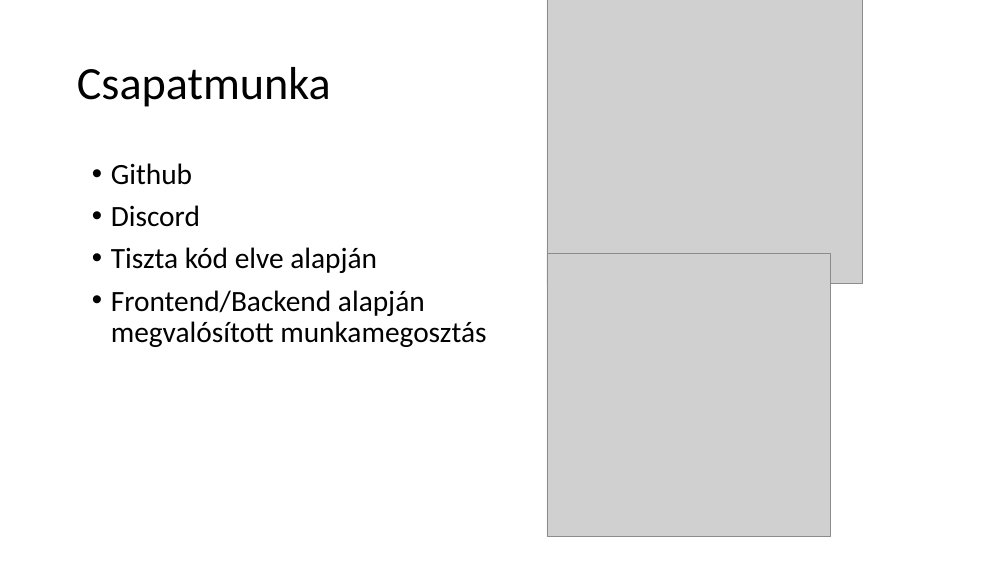
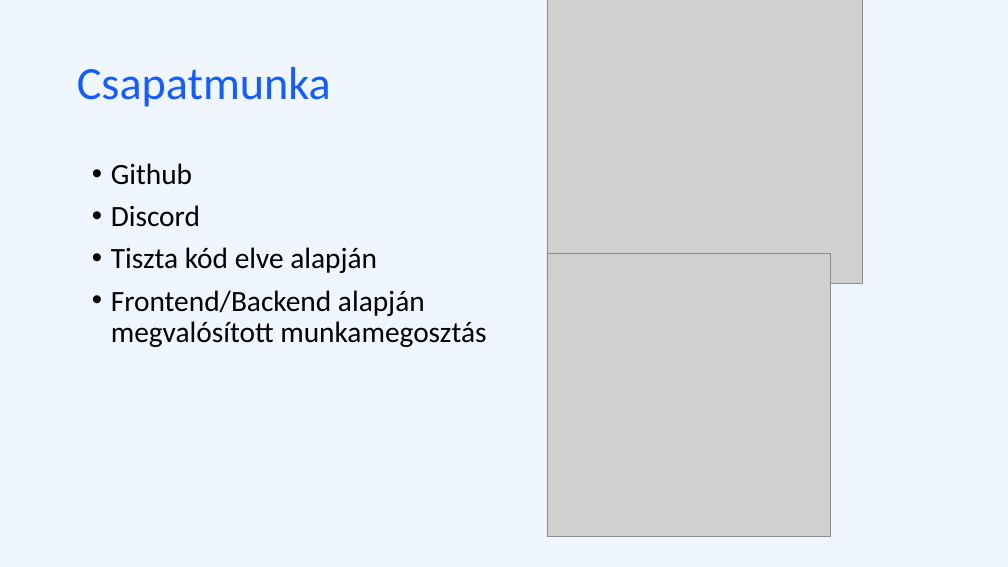
Before and after one commit to nagygabor123/vizsgaremek, a slide deck: slide 12 of Dokumentacio/Eloadas.pptx. Drawn at 1008x567 pixels with LibreOffice and Linux fonts; fonts in the diff are those of the drawing; grey boxes stand for pictures. Boxes give left, top, right and bottom in pixels: in the first picture for what was removed or moved away, otherwise in the second. Text is boxed around its words. In the diff, an @@ line names an element or a change of style, - is before the commit and + after.

```diff
--- a/Dokumentacio/Eloadas.pptx
+++ b/Dokumentacio/Eloadas.pptx
@@ background #FFFFFF to #EFF6FF @@
@@ title "Csapatmunka" at [77, 67, 331, 107]: text colour #000000 to #145CFC @@
```
Also in this commit, not shown: 7 other slides changed, 2 slides added, 2 slides removed.
